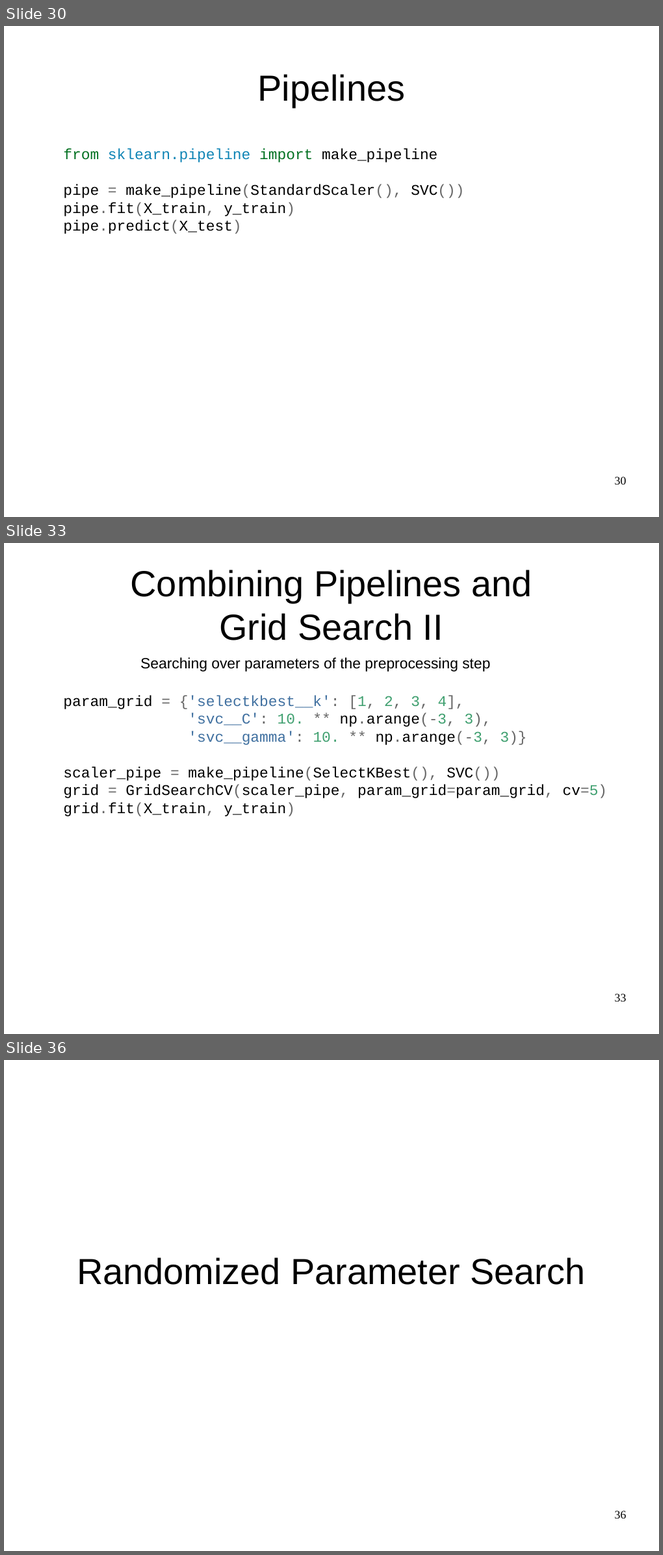
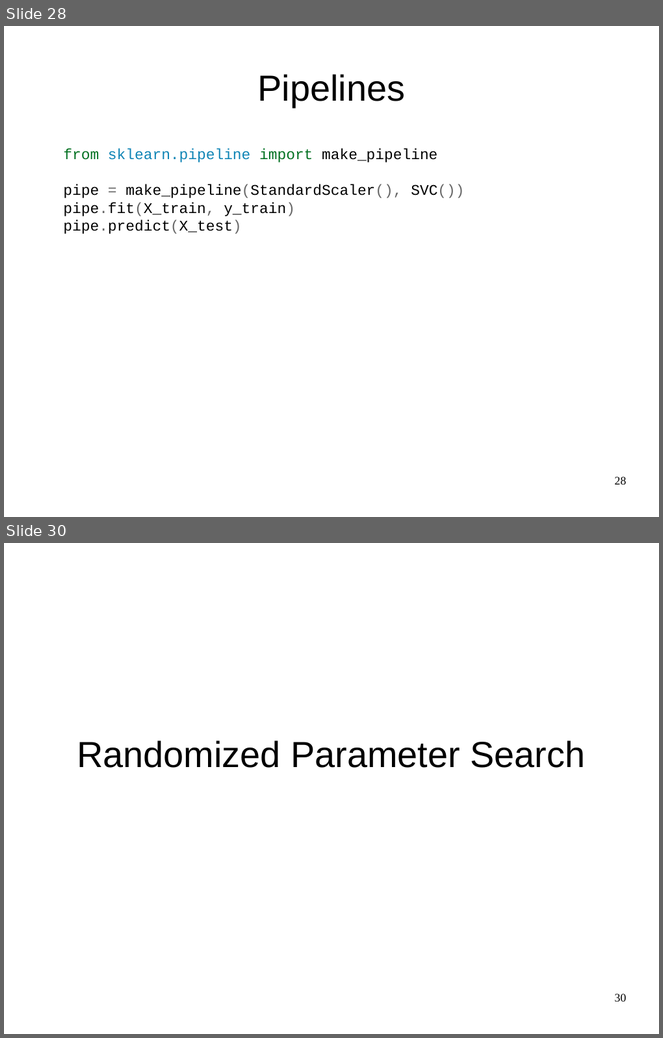
Before and after one commit to amueller/advanced-sklearn-boston-nlp-2016, a slide deck: pydata-amsterdam-advanced-sklearn.odp. Shown one above the other, each under a label of ours: slides 30, 33 and 36 before the commit, slides 28 and 30 after it; the slides between them are not shown. The pictures are 663x1555 and 663x1038 pixels, drawn with LibreOffice and Linux fonts; fonts in the diff are those of the drawing. Boxes give left, top, right and bottom in pixels: in the first picture for what was removed or moved away, otherwise in the second. Text is boxed around its words. In the diff, an @@ line names an element or a change of style, - is before the commit and + after.

```diff
--- a/pydata-amsterdam-advanced-sklearn.odp
+++ b/pydata-amsterdam-advanced-sklearn.odp
@@ slide 33 removed at <box>4,543,659,1034</box>, background #FFFFFF @@
@@ title removed at <box>131,570,532,641</box> @@
-Combining Pipelines and
-Grid Search II
@@ text removed at <box>140,657,490,672</box> @@
-Searching over parameters of the preprocessing step
@@ text removed at <box>63,695,608,817</box> @@
-param_grid = {'selectkbest__k': [1, 2, 3, 4],
-'svc__C': 10. ** np.arange(-3, 3),
-'svc__gamma': 10. ** np.arange(-3, 3)}
-scaler_pipe = make_pipeline(SelectKBest(), SVC())
-grid = GridSearchCV(scaler_pipe, param_grid=param_grid, cv=5)
-grid.fit(X_train, y_train)
@@ page number removed at <box>615,994,627,1002</box> @@
-33
@@ what was slide 30 is now slide 28 @@
@@ page number at <box>615,477,627,485</box>: text changed @@
-30
+28
@@ what was slide 36 is now slide 30 @@
@@ page number at <box>615,994,627,1002</box>: text changed @@
-36
+30
```
Also in this commit, not shown: 6 slides changed, 1 slide added, 5 other slides removed, 5 other files.
